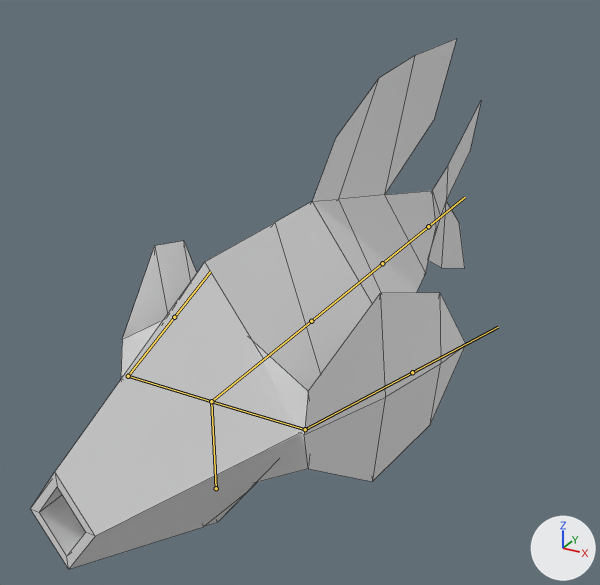
An edit to the FBX model game/goldfishV3.2.fbx, drawn before and after from the same camera.
Rendered twice from a 50 mm lens placed at (3.99, -6.54, 4.09), pointed at (-0.49, 1.62, 0.01). Every picture has the same lights, and +X, +Y and +Z are marked at lower right. Both versions are drawn at frame 45 of the action 'Armature|Swim'; the numbers are the values there. The bones that bend it are drawn over the model as lines. Mesh edges are drawn as thin lines.

Objects in the first picture: 'goldfish'.
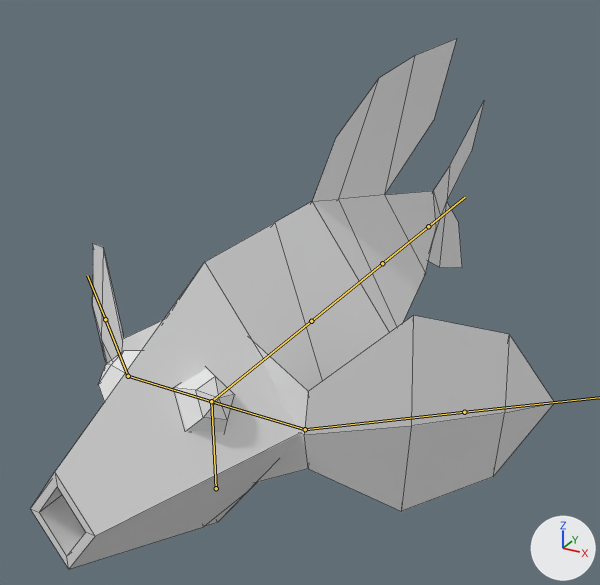
Boxes (x1, y1, x2, y2) around the edits, measured in the pictures (600 x 585 px):
'goldfish', posed (16% wider): before (31, 39, 481, 569); after (31, 39, 555, 569)
bone 'left.002', root to tip: before (305, 429) to (412, 372); after (305, 429) to (464, 412)
bone 'right.002', root to tip: before (128, 376) to (174, 317); after (128, 376) to (105, 319)

The change, as a diff of the scene's bpy script:
```diff
--- a/game/goldfishV3.2.fbx.py
+++ b/game/goldfishV3.2.fbx.py
@@ bone_left_002 @@
 bone_left_002 = bpy.data.objects['Armature'].pose.bones['left.002']  # child of 'left.001'
-bone_left_002.rotation_quaternion = (0.806, 0.0, 0.0, 0.591)  # degrees (0, 0, 72)
+bone_left_002.rotation_quaternion = (0.94, 0.0, 0.0, 0.342)  # degrees (0, 0, 40)
@@ bone_right_002 @@
 bone_right_002 = bpy.data.objects['Armature'].pose.bones['right.002']  # child of 'right.001'
-bone_right_002.rotation_quaternion = (0.806, 0.0, 0.0, -0.591)  # degrees (0, 0, -72)
+bone_right_002.rotation_quaternion = (0.94, 0.0, 0.0, -0.342)  # degrees (0, 0, -40)
```
